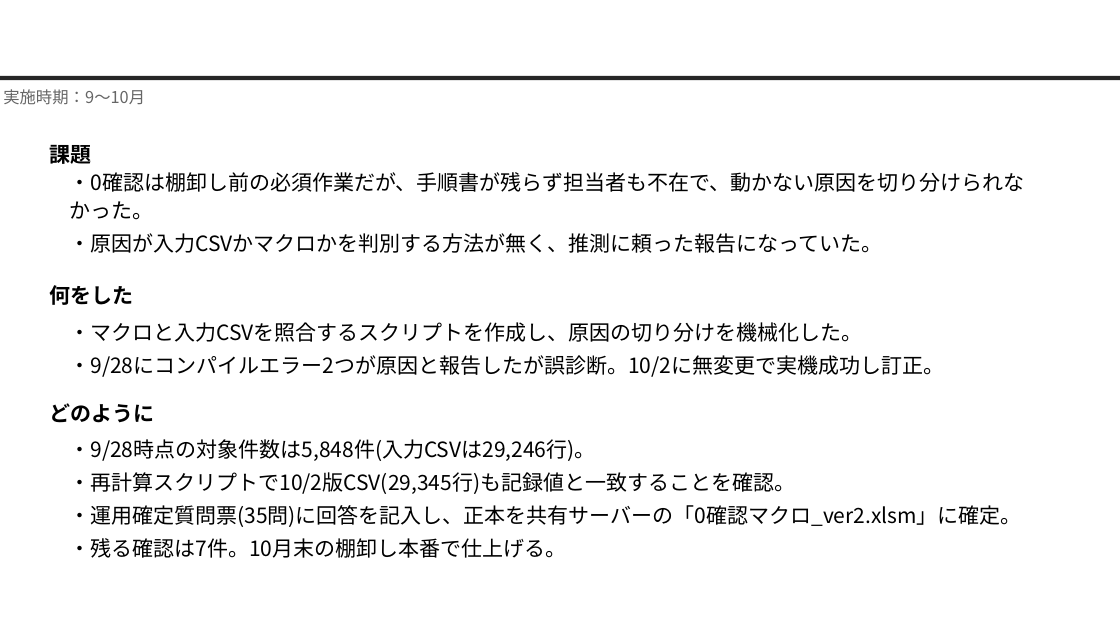
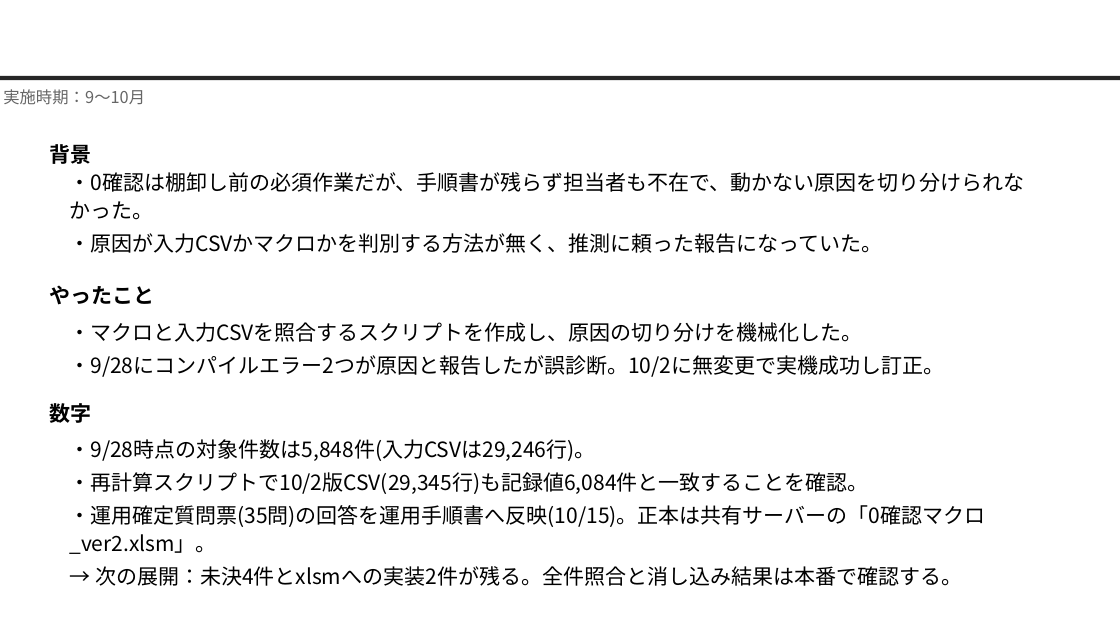
Before and after one commit to nk-shino/work_vault, a slide deck: slide 3 of workvault-sync/10_業務全般/業務報告/10月業務報告(篠原).pptx. Drawn at 1120x630 pixels with LibreOffice and Linux fonts; fonts in the diff are those of the drawing; background and template pictures are left out. Boxes give left, top, right and bottom in pixels: in the first picture for what was removed or moved away, otherwise in the second. Text is boxed around its words. In the diff, an @@ line names an element or a change of style, - is before the commit and + after.

```diff
--- a/workvault-sync/10_業務全般/業務報告/10月業務報告(篠原).pptx
+++ b/workvault-sync/10_業務全般/業務報告/10月業務報告(篠原).pptx
@@ text at (50, 144, 92, 164): text changed @@
-課題
+背景
@@ text at (50, 285, 155, 305): text changed @@
-何をした
+やったこと
@@ text at (50, 403, 92, 423): text changed @@
-どのように
+数字
@@ text at (69, 472, 985, 586): text changed @@
-・再計算スクリプトで10/2版CSV(29,345行)も記録値と一致することを確認。
-・運用確定質問票(35問)に回答を記入し、正本を共有サーバーの「0確認マクロ_ver2.xlsm」に確定。
-・残る確認は7件。10月末の棚卸し本番で仕上げる。
+・再計算スクリプトで10/2版CSV(29,345行)も記録値6,084件と一致することを確認。
+・運用確定質問票(35問)の回答を運用手順書へ反映(10/15)。正本は共有サーバーの「0確認マクロ_ver2.xlsm」。
+→ 次の展開：未決4件とxlsmへの実装2件が残る。全件照合と消し込み結果は本番で確認する。
```
Also in this commit, not shown: 4 other slides changed, 34 other files.
